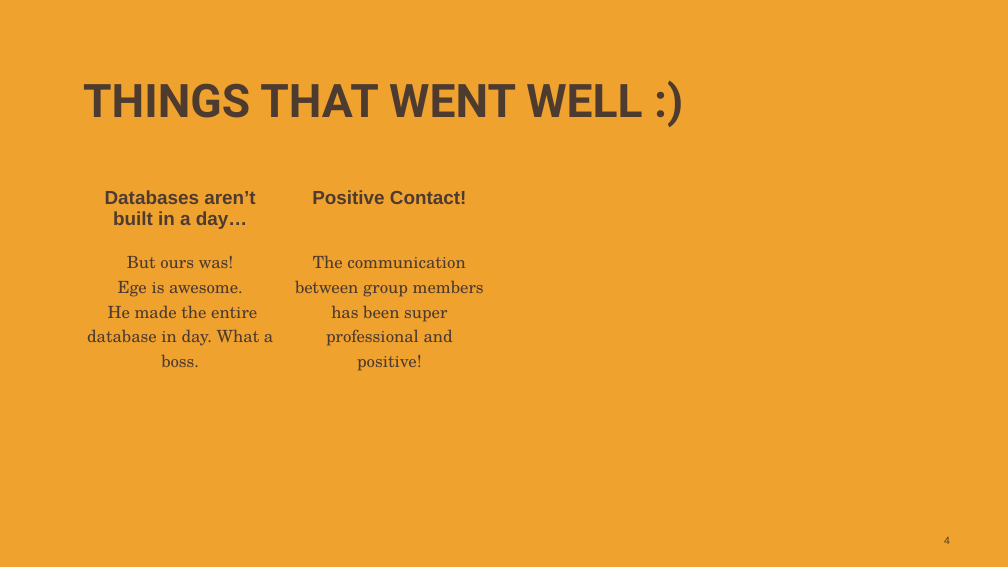
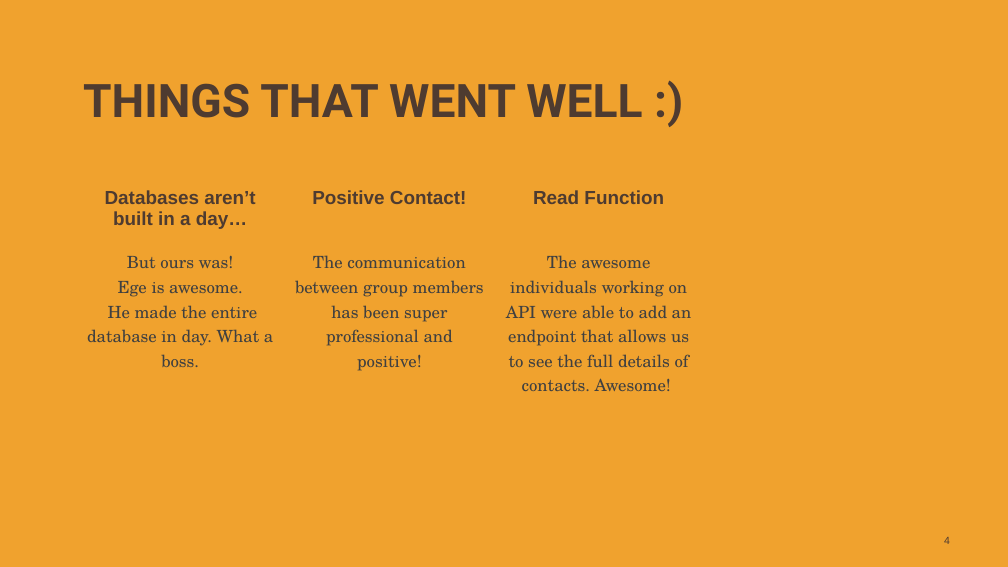
Before and after one commit to KalebOTB/ContactManager, a slide deck: slide 4 of Miscellaneous/Contact_Manager.pptx. Drawn at 1008x567 pixels with LibreOffice and Linux fonts; fonts in the diff are those of the drawing; background and template pictures are left out. Boxes give left, top, right and bottom in pixels: in the first picture for what was removed or moved away, otherwise in the second. Text is boxed around its words. In the diff, an @@ line names an element or a change of style, - is before the commit and + after.

Commit message:
PowerPoint - FINAL
Got the PowerPoint to a presentation ready final state
- (+1) Thing that went well
- Color + Font Editing
- Incorporated Database Slide
- Initial/Final Gantt Charts
- Updated ERD

```diff
--- a/Miscellaneous/Contact_Manager.pptx
+++ b/Miscellaneous/Contact_Manager.pptx
@@ table at [76,184,913,486] @@
-row 1, column 3: 
+row 1, column 3: Read Function
-row 2, column 3: 
+row 2, column 3: The awesome individuals working on API were able to add an endpoint that allows us to see the full details of contacts. Awesome!
@@ text colour #4E3B30 to #404040 in "But ours was!", "Ege is awesome.", "He made the entire database in day. ...", "The communication between group members has been ..." @@
```
Also in this commit, not shown: 9 other slides changed, 2 slides added, 1 slide removed, 2 other files.
